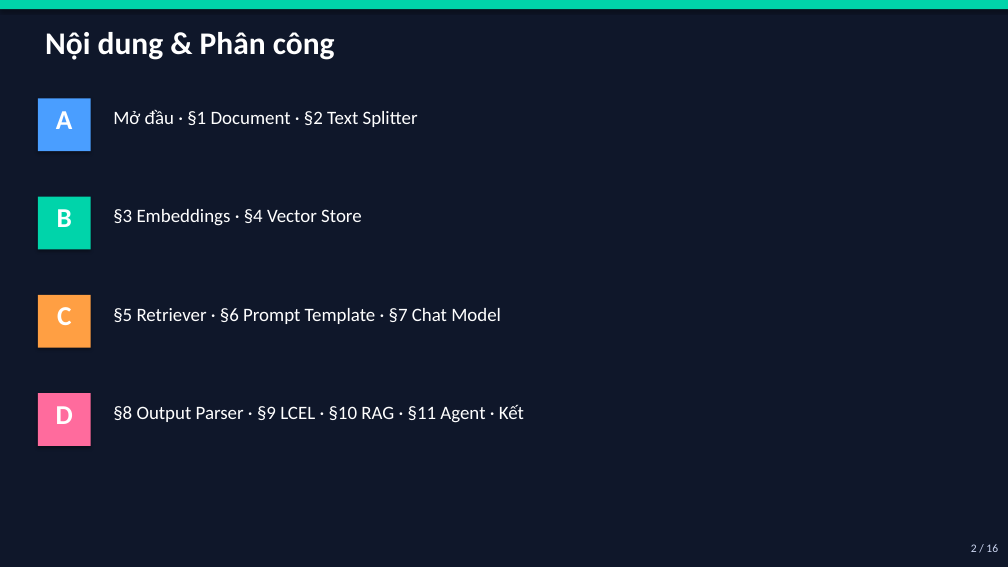
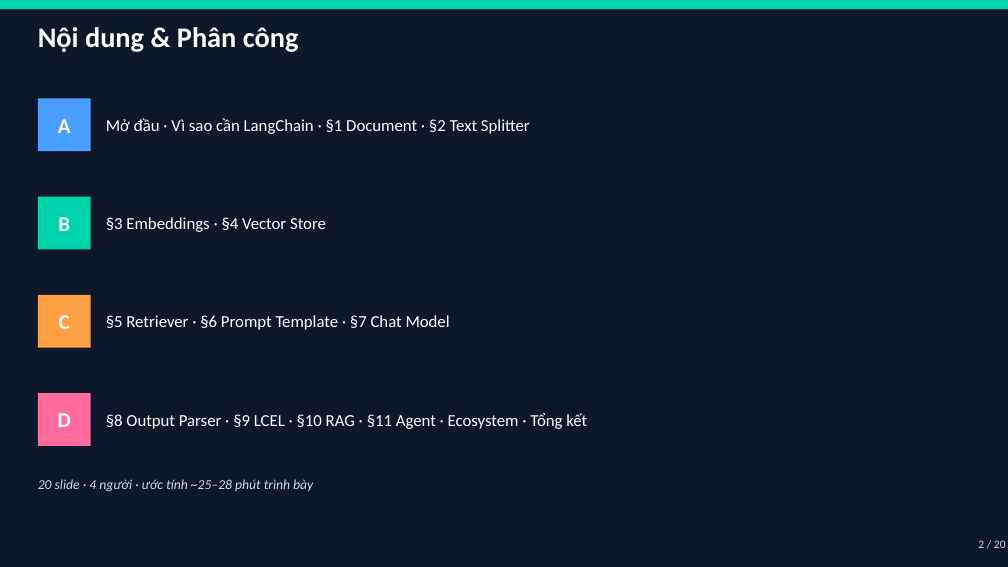
Before and after one commit to trinhminhkha24/b-i-t6-tu, a slide deck: slide 2 of LangChain_Presentation.pptx. Drawn at 1008x567 pixels with LibreOffice and Linux fonts; fonts in the diff are those of the drawing. Boxes give left, top, right and bottom in pixels: in the first picture for what was removed or moved away, otherwise in the second. Text is boxed around its words. In the diff, an @@ line names an element or a change of style, - is before the commit and + after.

```diff
--- a/LangChain_Presentation.pptx
+++ b/LangChain_Presentation.pptx
@@ text "Nội dung & Phân công" at (38, 27, 299, 52): size 30 to 27 pt @@
@@ text "Mở đầu · Vì sao ..." at (106, 118, 530, 134): vertical alignment top to middle @@
@@ text at (106, 118, 530, 134): text changed; size 18 to 16 pt @@
-Mở đầu · §1 Document · §2 Text Splitter
+Mở đầu · Vì sao cần LangChain · §1 Document · §2 Text Splitter
@@ text "§3 Embeddings · §4 Vector ..." at (106, 217, 326, 232): size 18 to 16 pt; vertical alignment top to middle @@
@@ text "§5 Retriever · §6 Prompt ..." at (106, 315, 450, 330): size 18 to 16 pt; vertical alignment top to middle @@
@@ size 26 to 20 pt; vertical alignment top to middle in 4 elements at (58, 119, 71, 133), (58, 217, 70, 231), (59, 315, 70, 329), (58, 413, 71, 427) @@
@@ shadow off in 4 elements at (38, 98, 91, 151), (38, 197, 91, 250), (38, 295, 91, 348), (38, 393, 91, 446) @@
@@ text at (106, 413, 587, 429): text changed; size 18 to 16 pt @@
-§8 Output Parser · §9 LCEL · §10 RAG · §11 Agent · Kết
+§8 Output Parser · §9 LCEL · §10 RAG · §11 Agent · Ecosystem · Tổng kết
@@ text "§8 Output Parser · §9 ..." at (106, 413, 587, 429): vertical alignment top to middle @@
@@ text added at (38, 479, 313, 492), 13 pt, text #CCD6F1, italic @@
+20 slide · 4 người · ước tính ~25–28 phút trình bày
@@ text at (978, 540, 1006, 548): text changed @@
-2 / 16
+2 / 20
```
Also in this commit, not shown: 15 other slides changed, 4 slides added.
